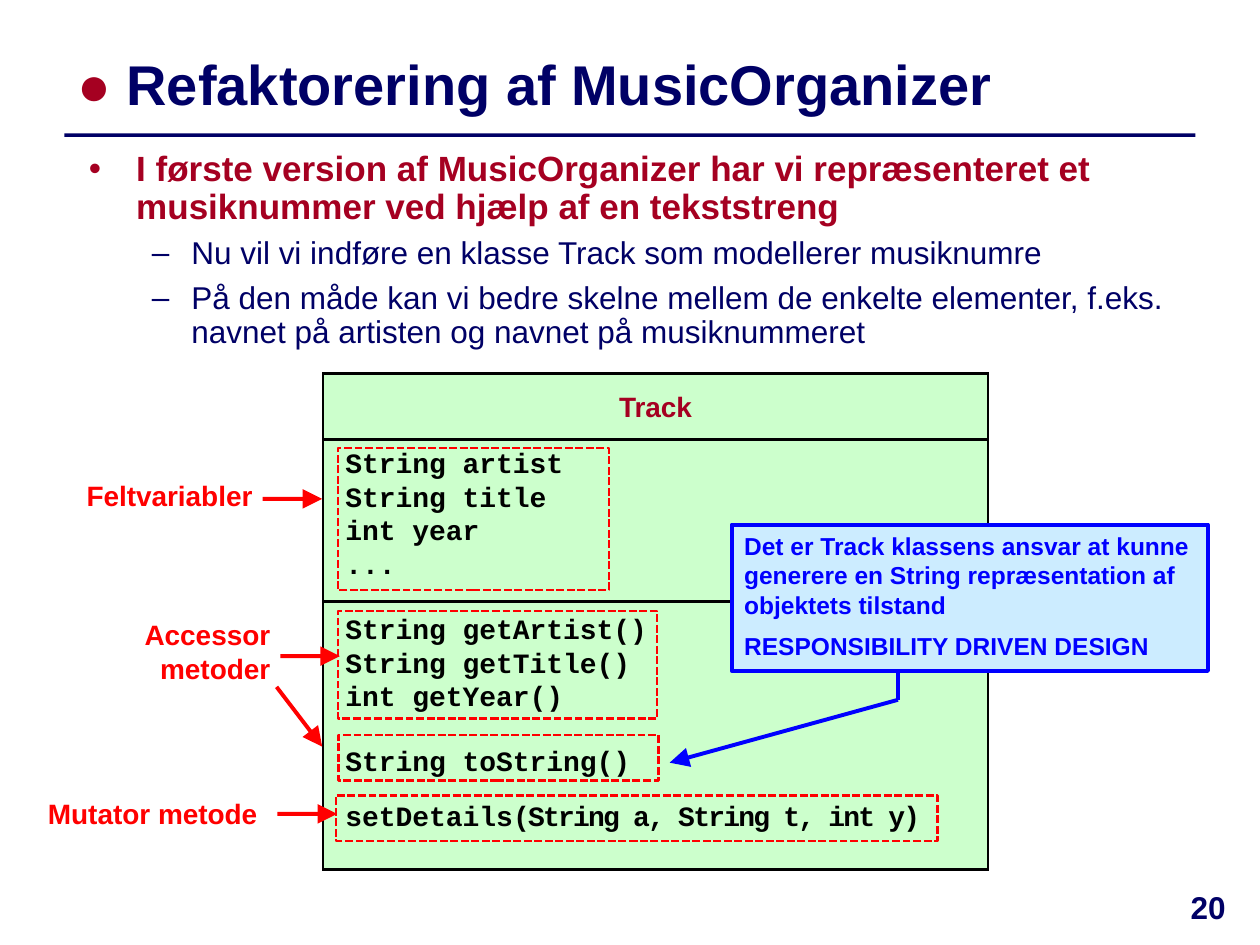
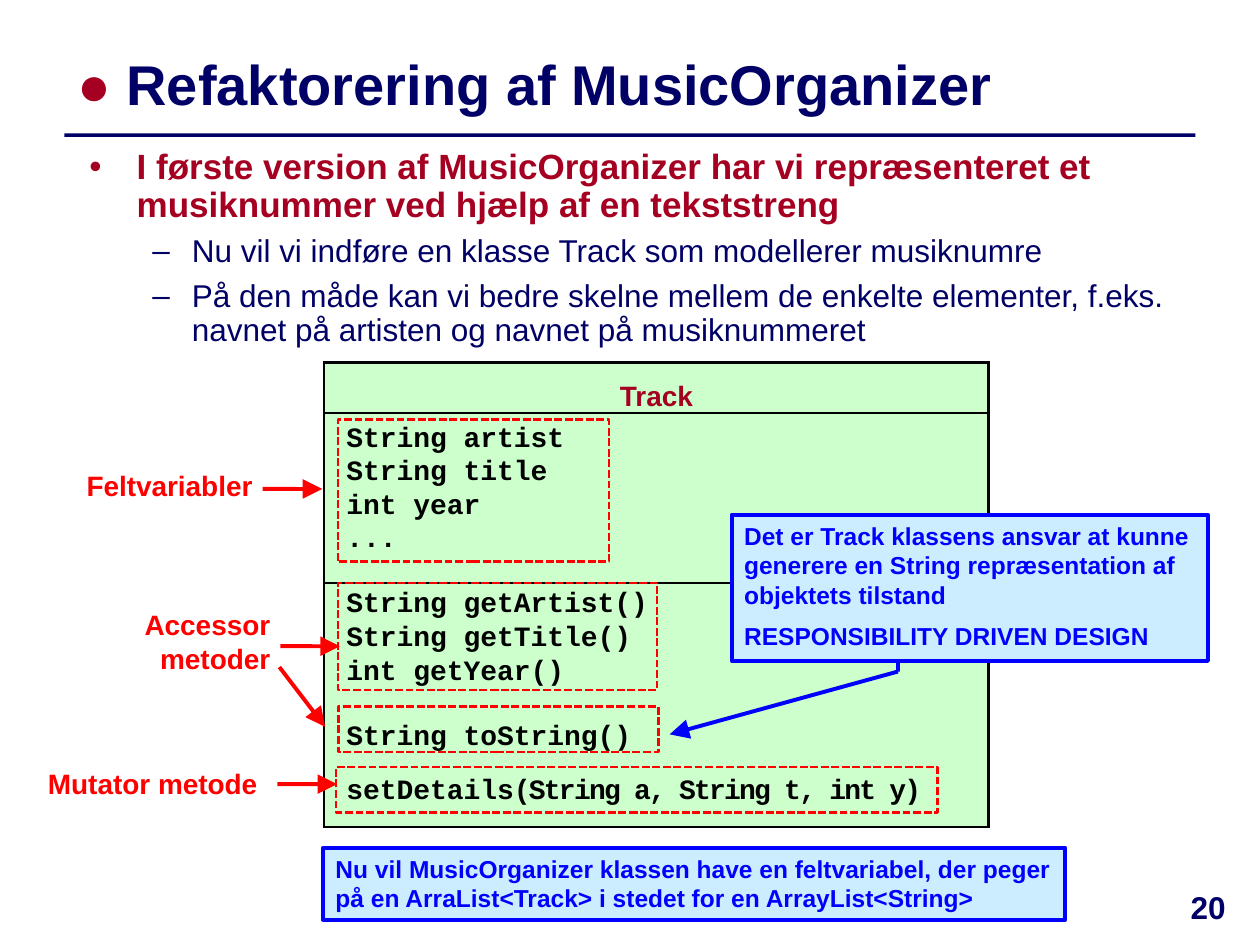
Before and after one commit to IntProgAU/Materiale, a slide deck: slide 20 of web/e23/uge_3b/Slides-Uge3-Torsdag.pptx. Drawn at 1260x945 pixels with LibreOffice and Linux fonts; fonts in the diff are those of the drawing. Boxes give left, top, right and bottom in pixels: in the first picture for what was removed or moved away, otherwise in the second. Text is boxed around its words. In the diff, an @@ line names an element or a change of style, - is before the commit and + after.

```diff
--- a/web/e23/uge_3b/Slides-Uge3-Torsdag.pptx
+++ b/web/e23/uge_3b/Slides-Uge3-Torsdag.pptx
@@ rectangle "String artist": place and size @@
-rectangle "String artist" at (323,440,988,869)
+rectangle "String artist" at (324,413,989,828)
@@ line moved from (323, 601) - (988, 601) to (323, 583) - (988, 583) @@
@@ 2 texts, 2 rectangles, 2 arrows: place and size @@
-2 texts, 2 rectangles, 2 arrows at (87,373,1208,680)
+2 texts, 2 rectangles, 2 arrows at (87,363,1208,670)
@@ arrow moved from (276, 687) - (323, 747) to (280, 667) - (325, 727) @@
@@ arrow moved from (898, 699) - (669, 762) to (898, 672) - (669, 735) @@
@@ 4 rectangles, 1 text, 1 line, 1 arrow: place and size @@
-4 rectangles, 1 text, 1 line, 1 arrow at (48,449,937,840)
+4 rectangles, 1 text, 1 line, 1 arrow at (48,420,937,813)
@@ rectangle added at (323,848,1065,920), fill #CCECFF, outline #0000FF 2.25 pt, 14 pt, text #0000FF, bold @@
+Nu vil MusicOrganizer klassen have en feltvariabel, der peger på en ArraList<Track> i stedet for en ArrayList<String>
```
Also in this commit, not shown: 2 other slides changed, 1 other file.
